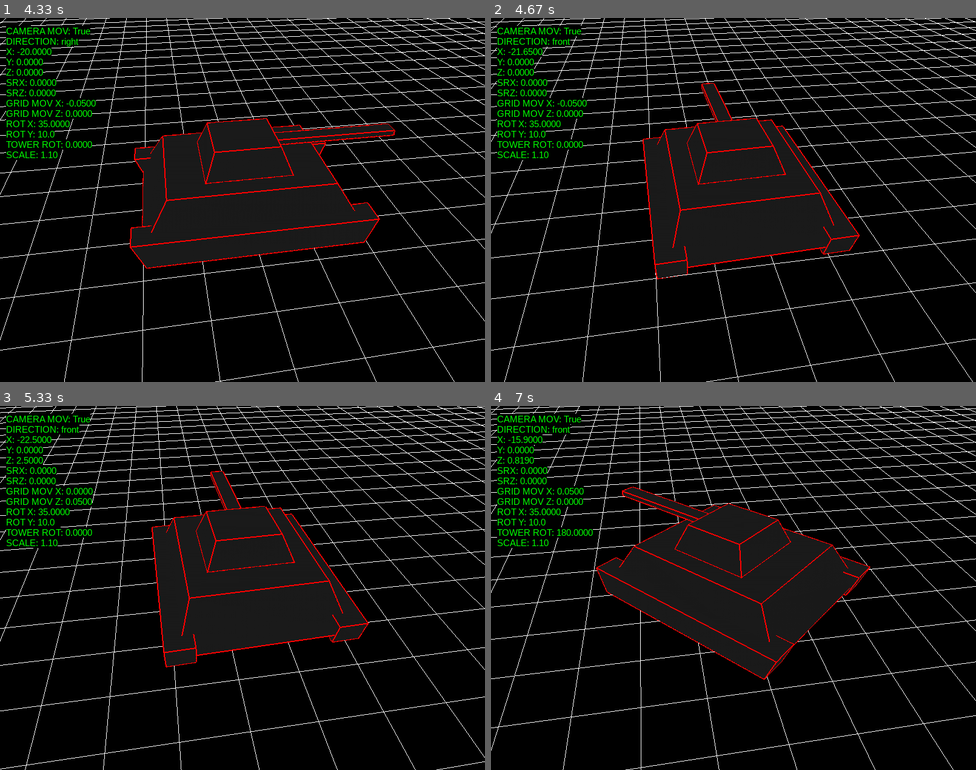
Above: before the commit, frames 1-4 (two rows, left to right).
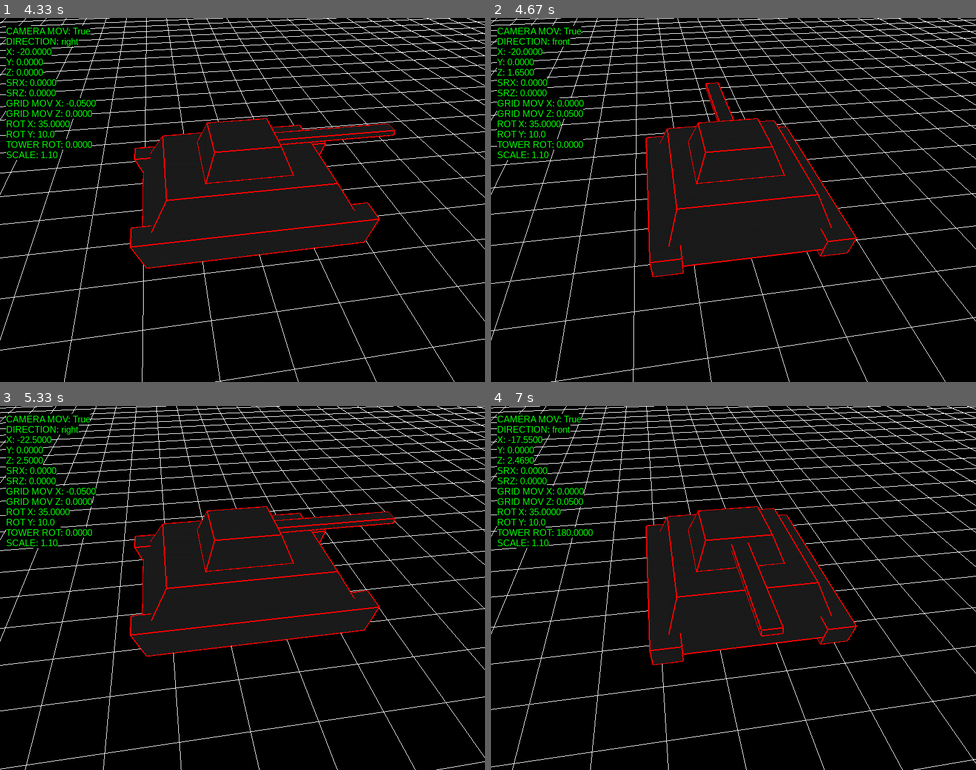
Above: after the commit, the same moments.

Repository: antonioam82/tank_controller
Game: pygame game, started from tank_demo_v.py
The game is run twice, just before and just after one commit, with the same random seed, the same clock (stepped at 60 frames per second) and the same inputs.
Inputs:
- Up to frame 1 (4.33 s): hold 0 0.33-0.8 s; hold Right 0.33-0.8 s; tap one key every 0.33 s from 0.83 s: T F Z G T F X G Z
- Up to frame 2 (4.67 s): hold Up from 4.33 s (still down)
- Up to frame 3 (5.33 s): release Up at 4.8 s; hold Right 4.83-5.3 s; tap J at 4.9, 5.2 s
- Up to frame 4 (7 s): hold Left 5.33-5.87 s; tap J at 5.4, 5.7, 5.97, 6.3, 6.6, 6.73 s; tap V at 5.48, 6.82 s; hold Down 5.9-6.2 s; tap C at 6.05 s; hold Left 6.23-6.63 s; hold Up from 6.67 s (still down)

Frame 1 is identical in both runs. In frame 2, 9.4% of the frame differs, in the area x 0-100%, y 0-100%; in frame 3, 5.1%; in frame 4, 14%.

Commit message:
Restaurada version anterior

Diff:
--- a/tank_demo_v.py
+++ b/tank_demo_v.py
@@ -5,6 +5,7 @@
 from OpenGL.GLU import *
 import math
 import os
+
 
 # ================= GRID =================
 grid_size = 110
@@ -192,6 +193,7 @@
     hide_info = False
 
     act_anim = False
+    cen_counter = 0.0
     dest_scale = 0.81
     dest_rot_x = 1.0 #-88.5
     act_anim2 = False
@@ -200,10 +202,6 @@
     act_anim3 = False
     act_anim4 = False
     dest_y_tower = 62.0
-
-    dest_model_angle = 0.0
-    rotating = False
-    rot_completed = False
 
 
     model_angle = 180
@@ -229,6 +227,16 @@
                 if e.key == K_ESCAPE:
                     running = False
 
+                elif e.key == K_0 and (e.mod & KMOD_ALT):
+                    print("HWLLO!")
+                    glLoadIdentity()
+                    gluPerspective(45, (display[0] / display[1]), 0.1, 90.0)
+                    rot_x = 0.0
+                    scale = 0.39
+                    glTranslatef(0.0, 0.0, -10.0)
+                    glRotatef(90.0, 1.0, 0.0, 0.0)
+
+
                 elif e.key == K_1 and (e.mod & KMOD_ALT):
                     glLoadIdentity()
                     gluPerspective(45, (display[0] / display[1]), 0.1, 90.0)
@@ -238,6 +246,7 @@
                     dest_scale = 0.81
                     act_anim = True
                     dest_rot_x = 1.0
+                    cen_counter = 0.0
                     #glRotatef(90.0, 1.0, 0.0, 0.0)
 
                 elif e.key == K_2 and (e.mod & KMOD_ALT):
@@ -257,19 +266,12 @@
                     #else:
                         #setup_view_perspective(display)'''
 
-                elif e.key == K_UP or rot_completed:
+                elif e.key == K_UP:
+                    grid_mov_z = 0.0500
+                    grid_mov_x = 0.0000
+                    model_angle = 180
                     direction = 'front'
                     stop_rate_x = stop_rate_z = 0.0000
-                    if rot_completed:
-                        print("jjhgjgjjgghgghghhhghj")
-                        rot_completed = False
-                        grid_mov_z = 0.0500
-                        grid_mov_x = 0.0000
-                        #model_angle = 180 #######################################
-                        rotating = False
-                    else:
-                        rotating = True
-                        dest_model_angle = 180
 
                 elif e.key == K_DOWN:
                     grid_mov_z = -0.0500 #-0.10000
@@ -408,12 +410,6 @@
             else:
                 act_anim4 = False
 
-        if rotating:
-            if model_angle < dest_model_angle:
-                model_angle += 4.0
-            else:
-                rot_completed = True
-
         #----------------------------------------#
 
         #FRENADA PROGRESIVA####################################
